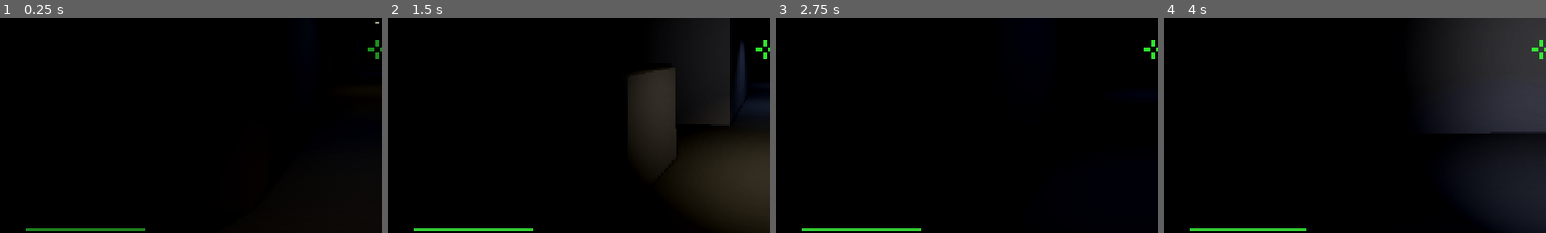
Above: before the commit, frames 1-4 (left to right).
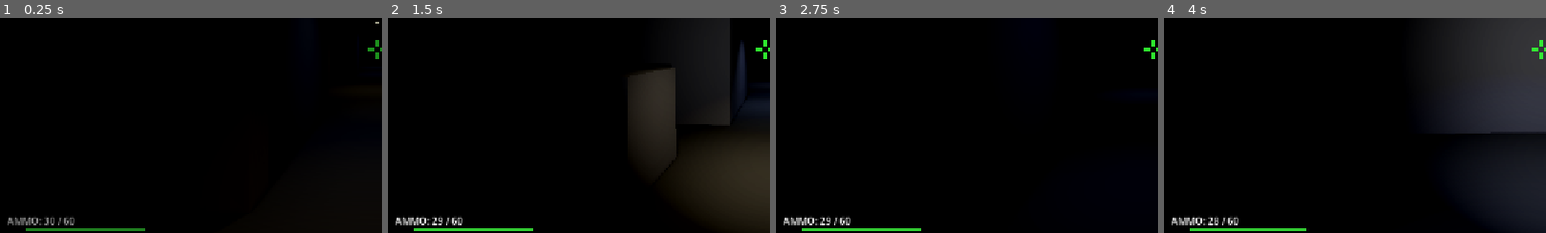
Above: after the commit, the same moments.

Repository: yarlson/hollows
Game: Godot game, scene res://scenes/game/game.tscn
Two runs of this game, one before a commit and one after it. Both use one fixed random seed, a clock stepped at 60 frames per second and the inputs below. Sound files missing from this copy of the repository are replaced by a short silence.
Inputs (mouse positions are % of the whole screen's width and height, from its top left):
- Up to frame 1 (0.25 s): no input
- Up to frame 2 (1.5 s): move the mouse to (55, 50) at 0.52 s; hold F (flashlight) 0.53-1.28 s; hold W (move_forward) from 0.53 s (still down); tap Space (jump) at 0.77 s; move the mouse to (45, 50) at 1.27 s; click (45, 50) at 1.35 s
- Up to frame 3 (2.75 s): keep holding W (move_forward); tap Space (jump) at 1.52 s; move the mouse to (52, 48) at 2.02 s; hold F (flashlight) from 2.03 s (still down)
- Up to frame 4 (4 s): keep holding W (move_forward); move the mouse to (49, 52) at 2.77 s; release F (flashlight) at 2.78 s; click (49, 52) at 2.85 s; tap Space (jump) at 3.02, 3.77 s; move the mouse to (57, 51) at 3.52 s; hold F (flashlight) from 3.53 s (still down)
The pictures show only the part of the screen within x 1-51%, y 43-93%; the shares and areas given below are measured in that part.

The runs differ from the first frame. In frame 1, 0.4% of the frame differs, in the area x 2-20%, y 92-97%; in frame 2, 0.5%; in frame 3, 0.5%; in frame 4, 0.5%.

Commit message:
Add ammo system with limited hitscan shooting (30 start / 60 max, 1 per shot) and ammo pickups (10 per pickup, 3 per level) to create resource scarcity that encourages tactical combat, while replacing procedural ambient drones with looping atmospheric music tracks (labyrinth_breathes.mp3 for Level 1, hostile_corridor.mp3 for Level 2) to enhance horror mood with professional audio, updating HUD to display "AMMO: current / max" counter and connecting ammo_changed signal through game shell so players must manage finite ammunition alongside health and navigate dry-fire click feedback when empty

Diff:
--- a/project.godot
+++ b/project.godot
@@ -66,10 +66,10 @@
 3d_physics/layer_3="Enemies"
 3d_physics/layer_4="Projectiles"
 
+[physics]
+
+common/physics_interpolation=true
+
 [rendering]
 
 anti_aliasing/quality/use_debanding=true
-
-[physics]
-
-common/physics_interpolation=true
--- a/scenes/game/game.gd
+++ b/scenes/game/game.gd
@@ -24,6 +24,7 @@
 	_fade_rect.color = Color(0.0, 0.0, 0.0, 1.0)
 	_player.add_to_group(&"player")
 	_player.health_changed.connect(_hud.update_health)
+	_player.ammo_changed.connect(_hud.update_ammo)
 	_player.hit_landed.connect(_hud.flash_hitmarker)
 	_player.damage_taken_from.connect(_hud.show_damage_direction)
 	_player.died.connect(_on_player_died)
--- a/scenes/levels/level_1.gd
+++ b/scenes/levels/level_1.gd
@@ -32,8 +32,10 @@
 	_door_sfx.volume_db = -3.0
 	add_child(_door_sfx)
 	_ambient_sfx = AudioStreamPlayer.new()
-	_ambient_sfx.stream = _make_ambient_drone()
-	_ambient_sfx.volume_db = -18.0
+	var music: AudioStreamMP3 = load("res://assets/audio/labyrinth_breathes.mp3")
+	music.loop = true
+	_ambient_sfx.stream = music
+	_ambient_sfx.volume_db = -12.0
 	add_child(_ambient_sfx)
 	_ambient_sfx.play()
 
@@ -104,27 +106,3 @@
 	stream.mix_rate = sample_rate
 	stream.format = AudioStreamWAV.FORMAT_16_BITS
 	return stream
-
-
-func _make_ambient_drone() -> AudioStreamWAV:
-	var sample_rate := 22050
-	var duration := 2.0
-	var samples := int(duration * sample_rate)
-	var data := PackedByteArray()
-	data.resize(samples * 2)
-	for i in samples:
-		var t := float(i) / sample_rate
-		var s1 := sin(t * 55.0 * TAU) * 0.3
-		var s2 := sin(t * 82.5 * TAU) * 0.15
-		var noise := (randf() * 2.0 - 1.0) * 0.05
-		var sample := (s1 + s2 + noise) * 0.4
-		var value := int(clampf(sample, -1.0, 1.0) * 32767.0)
-		data[i * 2] = value & 0xFF
-		data[i * 2 + 1] = (value >> 8) & 0xFF
-	var stream := AudioStreamWAV.new()
-	stream.data = data
-	stream.mix_rate = sample_rate
-	stream.format = AudioStreamWAV.FORMAT_16_BITS
-	stream.loop_mode = AudioStreamWAV.LOOP_FORWARD
-	stream.loop_end = samples
-	return stream
--- a/scenes/levels/level_1.tscn
+++ b/scenes/levels/level_1.tscn
@@ -6,6 +6,7 @@
 [ext_resource type="PackedScene" path="res://scenes/enemies/enemy_brute.tscn" id="5_brute"]
 [ext_resource type="PackedScene" path="res://scenes/pickups/health_pickup.tscn" id="6_health"]
 [ext_resource type="PackedScene" path="res://scenes/pickups/key_pickup.tscn" id="7_key"]
+[ext_resource type="PackedScene" path="res://scenes/pickups/ammo_pickup.tscn" id="9_ammo"]
 [ext_resource type="MeshLibrary" path="res://scenes/levels/wall_library.tres" id="8_meshlib"]
 
 [sub_resource type="StandardMaterial3D" id="DoorMaterial"]
@@ -374,6 +375,15 @@
 [node name="HealthPickup3" parent="Pickups" instance=ExtResource("6_health")]
 transform = Transform3D(1, 0, 0, 0, 1, 0, 0, 0, 1, 5, 0.5, 7)
 
+[node name="AmmoPickup1" parent="Pickups" instance=ExtResource("9_ammo")]
+transform = Transform3D(1, 0, 0, 0, 1, 0, 0, 0, 1, -13, 0, 12)
+
+[node name="AmmoPickup2" parent="Pickups" instance=ExtResource("9_ammo")]
+transform = Transform3D(1, 0, 0, 0, 1, 0, 0, 0, 1, 4, 0, 2)
+
+[node name="AmmoPickup3" parent="Pickups" instance=ExtResource("9_ammo")]
+transform = Transform3D(1, 0, 0, 0, 1, 0, 0, 0, 1, 13, 0, 0)
+
 [node name="KeyPickup" parent="." instance=ExtResource("7_key")]
 transform = Transform3D(1, 0, 0, 0, 1, 0, 0, 0, 1, 13, 0.5, -1)
 
--- a/scenes/levels/level_2.gd
+++ b/scenes/levels/level_2.gd
@@ -32,8 +32,10 @@
 	_door_sfx.volume_db = -3.0
 	add_child(_door_sfx)
 	_ambient_sfx = AudioStreamPlayer.new()
-	_ambient_sfx.stream = _make_ambient_drone()
-	_ambient_sfx.volume_db = -16.0
+	var music: AudioStreamMP3 = load("res://assets/audio/hostile_corridor.mp3")
+	music.loop = true
+	_ambient_sfx.stream = music
+	_ambient_sfx.volume_db = -12.0
 	add_child(_ambient_sfx)
 	_ambient_sfx.play()
 
@@ -104,28 +106,3 @@
 	stream.mix_rate = sample_rate
 	stream.format = AudioStreamWAV.FORMAT_16_BITS
 	return stream
-
-
-func _make_ambient_drone() -> AudioStreamWAV:
-	var sample_rate := 22050
-	var duration := 2.0
-	var samples := int(duration * sample_rate)
-	var data := PackedByteArray()
-	data.resize(samples * 2)
-	for i in samples:
-		var t := float(i) / sample_rate
-		var s1 := sin(t * 45.0 * TAU) * 0.3
-		var s2 := sin(t * 67.5 * TAU) * 0.15
-		var s3 := sin(t * 90.0 * TAU) * 0.05
-		var noise := (randf() * 2.0 - 1.0) * 0.08
-		var sample := (s1 + s2 + s3 + noise) * 0.35
-		var value := int(clampf(sample, -1.0, 1.0) * 32767.0)
-		data[i * 2] = value & 0xFF
-		data[i * 2 + 1] = (value >> 8) & 0xFF
-	var stream := AudioStreamWAV.new()
-	stream.data = data
-	stream.mix_rate = sample_rate
-	stream.format = AudioStreamWAV.FORMAT_16_BITS
-	stream.loop_mode = AudioStreamWAV.LOOP_FORWARD
-	stream.loop_end = samples
-	return stream
--- a/scenes/levels/level_2.tscn
+++ b/scenes/levels/level_2.tscn
@@ -6,6 +6,7 @@
 [ext_resource type="PackedScene" path="res://scenes/enemies/enemy_brute.tscn" id="5_brute"]
 [ext_resource type="PackedScene" path="res://scenes/pickups/health_pickup.tscn" id="6_health"]
 [ext_resource type="PackedScene" path="res://scenes/pickups/key_pickup.tscn" id="7_key"]
+[ext_resource type="PackedScene" path="res://scenes/pickups/ammo_pickup.tscn" id="9_ammo"]
 [ext_resource type="MeshLibrary" path="res://scenes/levels/wall_library.tres" id="8_meshlib"]
 
 [sub_resource type="StandardMaterial3D" id="DoorMaterial"]
@@ -317,6 +318,15 @@
 [node name="HealthPickup3" parent="Pickups" instance=ExtResource("6_health")]
 transform = Transform3D(1, 0, 0, 0, 1, 0, 0, 0, 1, 6, 0.5, -5)
 
+[node name="AmmoPickup1" parent="Pickups" instance=ExtResource("9_ammo")]
+transform = Transform3D(1, 0, 0, 0, 1, 0, 0, 0, 1, -7, 0, 6)
+
+[node name="AmmoPickup2" parent="Pickups" instance=ExtResource("9_ammo")]
+transform = Transform3D(1, 0, 0, 0, 1, 0, 0, 0, 1, 2, 0, 2)
+
+[node name="AmmoPickup3" parent="Pickups" instance=ExtResource("9_ammo")]
+transform = Transform3D(1, 0, 0, 0, 1, 0, 0, 0, 1, 5, 0, -7)
+
 [node name="KeyPickup" parent="." instance=ExtResource("7_key")]
 transform = Transform3D(1, 0, 0, 0, 1, 0, 0, 0, 1, 8, 0.5, -8)
 
--- /dev/null
+++ b/scenes/pickups/ammo_pickup.gd
@@ -0,0 +1,52 @@
+extends Area3D
+
+@export var ammo_amount: int = 10
+
+var _rotation_speed: float = 2.0
+var _pickup_sfx: AudioStreamWAV = null
+
+
+func _ready() -> void:
+	body_entered.connect(_on_body_entered)
+	_pickup_sfx = _make_pickup_sound()
+
+
+func _process(delta: float) -> void:
+	rotation.y += _rotation_speed * delta
+
+
+func _on_body_entered(body: Node3D) -> void:
+	if body.has_method(&"add_ammo"):
+		body.add_ammo(ammo_amount)
+		_play_pickup_sound()
+		queue_free()
+
+
+func _play_pickup_sound() -> void:
+	var sfx := AudioStreamPlayer.new()
+	sfx.stream = _pickup_sfx
+	sfx.volume_db = -6.0
+	get_parent().add_child(sfx)
+	sfx.play()
+	sfx.finished.connect(sfx.queue_free)
+
+
+func _make_pickup_sound() -> AudioStreamWAV:
+	var sample_rate := 22050
+	var duration := 0.15
+	var samples := int(duration * sample_rate)
+	var data := PackedByteArray()
+	data.resize(samples * 2)
+	for i in samples:
+		var t := float(i) / sample_rate
+		var envelope := 1.0 - t / duration
+		var freq := 400.0 + t * 800.0
+		var sample := sin(t * freq * TAU) * envelope * 0.3
+		var value := int(clampf(sample, -1.0, 1.0) * 32767.0)
+		data[i * 2] = value & 0xFF
+		data[i * 2 + 1] = (value >> 8) & 0xFF
+	var stream := AudioStreamWAV.new()
+	stream.data = data
+	stream.mix_rate = sample_rate
+	stream.format = AudioStreamWAV.FORMAT_16_BITS
+	return stream
--- /dev/null
+++ b/scenes/pickups/ammo_pickup.tscn
@@ -0,0 +1,73 @@
+[gd_scene load_steps=5 format=3]
+
+[ext_resource type="Script" path="res://scenes/pickups/ammo_pickup.gd" id="1_script"]
+
+[sub_resource type="SphereShape3D" id="SphereShape3D_1"]
+radius = 0.8
+
+[sub_resource type="StandardMaterial3D" id="CrateMaterial"]
+albedo_color = Color(0.45, 0.35, 0.15, 1)
+emission_enabled = true
+emission = Color(0.5, 0.4, 0.15, 1)
+emission_energy_multiplier = 0.5
+
+[sub_resource type="StandardMaterial3D" id="BulletMaterial"]
+albedo_color = Color(1.0, 0.8, 0.1, 1)
+emission_enabled = true
+emission = Color(1.0, 0.8, 0.1, 1)
+emission_energy_multiplier = 2.0
+
+[node name="AmmoPickup" type="Area3D"]
+collision_layer = 0
+collision_mask = 2
+script = ExtResource("1_script")
+
+[node name="CollisionShape3D" type="CollisionShape3D" parent="."]
+shape = SubResource("SphereShape3D_1")
+
+[node name="Crate" type="CSGBox3D" parent="."]
+transform = Transform3D(1, 0, 0, 0, 1, 0, 0, 0, 1, 0, 0.15, 0)
+size = Vector3(0.55, 0.3, 0.55)
+material = SubResource("CrateMaterial")
+
+[node name="Bullet1" type="CSGCylinder3D" parent="."]
+transform = Transform3D(1, 0, 0, 0, 1, 0, 0, 0, 1, -0.12, 0.5, 0)
+radius = 0.1
+height = 0.5
+sides = 8
+material = SubResource("BulletMaterial")
+
+[node name="Tip1" type="CSGSphere3D" parent="."]
+transform = Transform3D(1, 0, 0, 0, 1, 0, 0, 0, 1, -0.12, 0.76, 0)
+radius = 0.1
+radial_segments = 8
+rings = 4
+material = SubResource("BulletMaterial")
+
+[node name="Bullet2" type="CSGCylinder3D" parent="."]
+transform = Transform3D(1, 0, 0, 0, 1, 0, 0, 0, 1, 0.12, 0.5, 0)
+radius = 0.1
+height = 0.5
+sides = 8
+material = SubResource("BulletMaterial")
+
+[node name="Tip2" type="CSGSphere3D" parent="."]
+transform = Transform3D(1, 0, 0, 0, 1, 0, 0, 0, 1, 0.12, 0.76, 0)
+radius = 0.1
+radial_segments = 8
+rings = 4
+material = SubResource("BulletMaterial")
+
+[node name="Bullet3" type="CSGCylinder3D" parent="."]
+transform = Transform3D(1, 0, 0, 0, 1, 0, 0, 0, 1, 0, 0.5, 0.12)
+radius = 0.1
+height = 0.5
+sides = 8
+material = SubResource("BulletMaterial")
+
+[node name="Tip3" type="CSGSphere3D" parent="."]
+transform = Transform3D(1, 0, 0, 0, 1, 0, 0, 0, 1, 0, 0.76, 0.12)
+radius = 0.1
+radial_segments = 8
+rings = 4
+material = SubResource("BulletMaterial")
--- a/scenes/player/player.gd
+++ b/scenes/player/player.gd
@@ -1,6 +1,7 @@
 extends CharacterBody3D
 
 signal health_changed(new_health: int, max_health: int)
+signal ammo_changed(current_ammo: int, max_ammo: int)
 signal hit_landed
 signal damage_taken_from(angle: float)
 signal died
@@ -17,6 +18,8 @@
 
 var _health: int = 100
 var _max_health: int = 100
+var _ammo: int = 30
+var _max_ammo: int = 60
 var _gravity: float = ProjectSettings.get_setting("physics/3d/default_gravity")
 var _mouse_captured: bool = true
 var _can_shoot: bool = true
@@ -31,6 +34,7 @@
 @onready var _damage_overlay: ColorRect = $DamageOverlay
 @onready var _shoot_sfx: AudioStreamPlayer = $ShootSFX
 @onready var _hurt_sfx: AudioStreamPlayer = $HurtSFX
+@onready var _dryfire_sfx: AudioStreamPlayer = $DryfireSFX
 
 
 func _ready() -> void:
@@ -39,7 +43,9 @@
 	_raycast.enabled = true
 	_shoot_sfx.stream = _make_noise(0.06, 4000.0, 0.4)
 	_hurt_sfx.stream = _make_noise(0.12, 800.0, 0.5)
+	_dryfire_sfx.stream = _make_noise(0.03, 1200.0, 0.15)
 	health_changed.emit(_health, _max_health)
+	ammo_changed.emit(_ammo, _max_ammo)
 
 
 func _notification(what: int) -> void:
@@ -122,6 +128,11 @@
 	health_changed.emit(_health, _max_health)
 
 
+func add_ammo(amount: int) -> void:
+	_ammo = mini(_ammo + amount, _max_ammo)
+	ammo_changed.emit(_ammo, _max_ammo)
+
+
 func reset_for_level() -> void:
 	_head.rotation.x = 0.0
 	_recoil_recovery = 0.0
@@ -132,7 +143,12 @@
 func _shoot() -> void:
 	if not _can_shoot:
 		return
+	if _ammo <= 0:
+		_dryfire_sfx.play()
+		return
 	_can_shoot = false
+	_ammo -= 1
+	ammo_changed.emit(_ammo, _max_ammo)
 	_raycast.force_raycast_update()
 	if _raycast.is_colliding():
 		var collider := _raycast.get_collider()
--- a/scenes/player/player.tscn
+++ b/scenes/player/player.tscn
@@ -57,3 +57,6 @@
 
 [node name="HurtSFX" type="AudioStreamPlayer" parent="."]
 volume_db = -3.0
+
+[node name="DryfireSFX" type="AudioStreamPlayer" parent="."]
+volume_db = -10.0
--- a/scenes/ui/hud.gd
+++ b/scenes/ui/hud.gd
@@ -25,6 +25,7 @@
 @onready var _game_over_summary: Label = $GameOverPanel/VBox/SummaryLabel
 @onready var _victory_summary: Label = $VictoryPanel/VBox/SummaryLabel
 @onready var _key_status: Label = $KeyStatus
+@onready var _ammo_label: Label = $AmmoLabel
 @onready var _level_label: Label = $LevelLabel
 @onready var _level_announcement: Label = $LevelAnnouncement
 @onready var _damage_top: ColorRect = $DamageIndicators/Top
@@ -55,6 +56,10 @@
 			_health_fill_style.bg_color = HEALTH_COLOR_MID
 		else:
 			_health_fill_style.bg_color = HEALTH_COLOR_HIGH
+
+
+func update_ammo(current: int, max_ammo: int) -> void:
+	_ammo_label.text = "AMMO: %d / %d" % [current, max_ammo]
 
 
 func update_kills(kills: int) -> void:
--- a/scenes/ui/hud.tscn
+++ b/scenes/ui/hud.tscn
@@ -44,6 +44,18 @@
 offset_right = 32.0
 offset_bottom = 18.0
 color = Color(0.2, 1, 0.2, 0.9)
+
+[node name="AmmoLabel" type="Label" parent="."]
+anchors_preset = 0
+anchor_top = 1.0
+anchor_bottom = 1.0
+offset_left = 20.0
+offset_top = -80.0
+offset_right = 180.0
+offset_bottom = -62.0
+grow_vertical = 0
+mouse_filter = 2
+text = "AMMO: 30 / 60"
 
 [node name="HealthContainer" type="MarginContainer" parent="."]
 anchors_preset = 12
Not shown, added: assets/audio/hostile_corridor.mp3.import
Not shown, added: assets/audio/labyrinth_breathes.mp3.import
Not shown, added: scenes/game/game.gd.uid
Not shown: 1 places in scenes/levels/level_1.tscn that only renumber resources
Not shown, added: scenes/levels/level_2.gd.uid
Not shown: 1 places in scenes/levels/level_2.tscn that only renumber resources
Not shown, added: scenes/pickups/ammo_pickup.gd.uid
Not shown, added: assets/audio/hostile_corridor.mp3
Not shown, added: assets/audio/labyrinth_breathes.mp3
Not shown, changed: docs/context/practices.md
Not shown, changed: docs/context/summary.md
